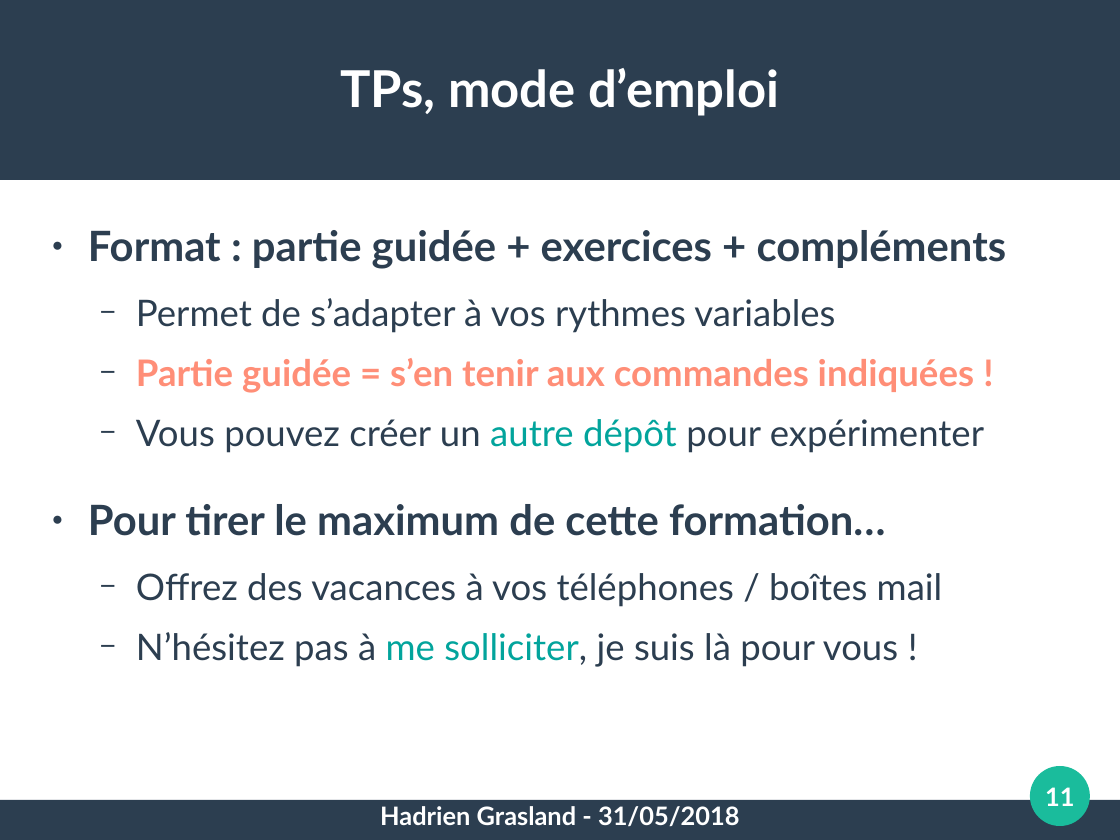
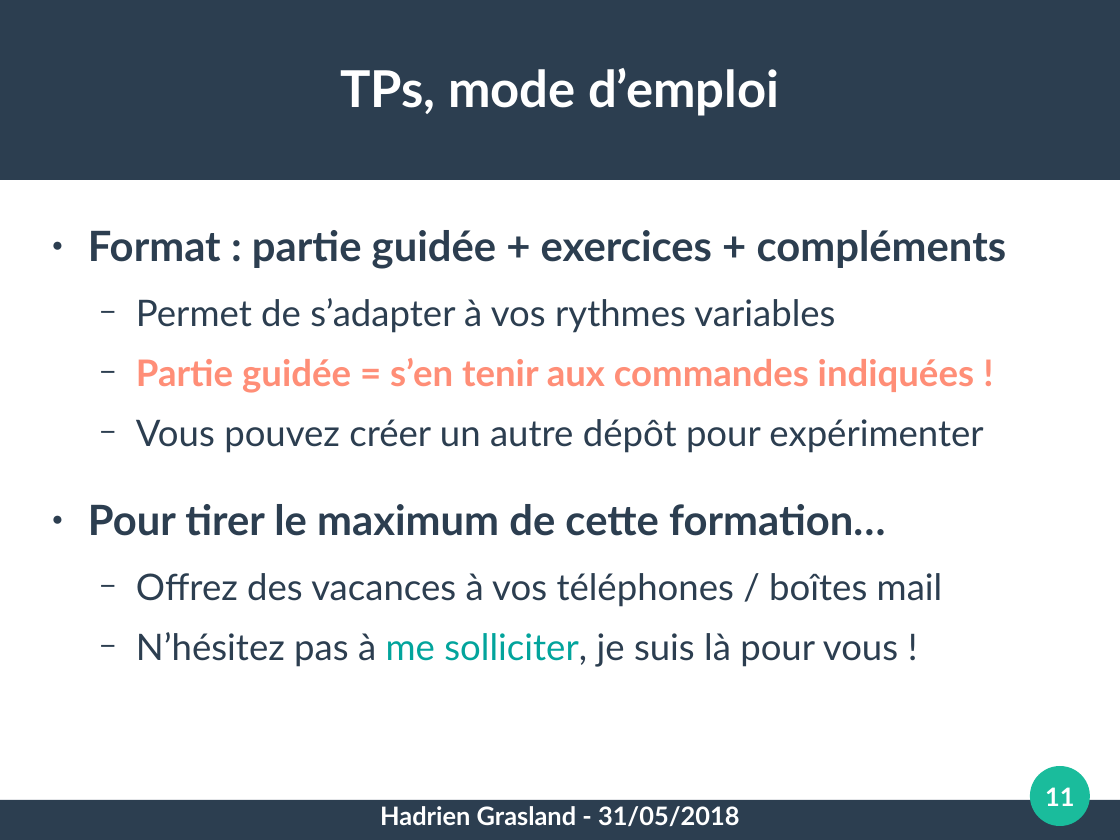
Before and after one commit to pushou/formation-git, a slide deck: slide 11 of 1-Introduction.odp. Drawn at 1120x840 pixels with LibreOffice and Linux fonts; fonts in the diff are those of the drawing. Boxes give left, top, right and bottom in pixels: in the first picture for what was removed or moved away, otherwise in the second. Text is boxed around its words. In the diff, an @@ line names an element or a change of style, - is before the commit and + after.

```diff
--- a/1-Introduction.odp
+++ b/1-Introduction.odp
@@ text at (136, 419, 983, 453): text colour #02A49C to #2C3E50 in "autre dépôt" @@
```
Also in this commit, not shown: 5 other files.
